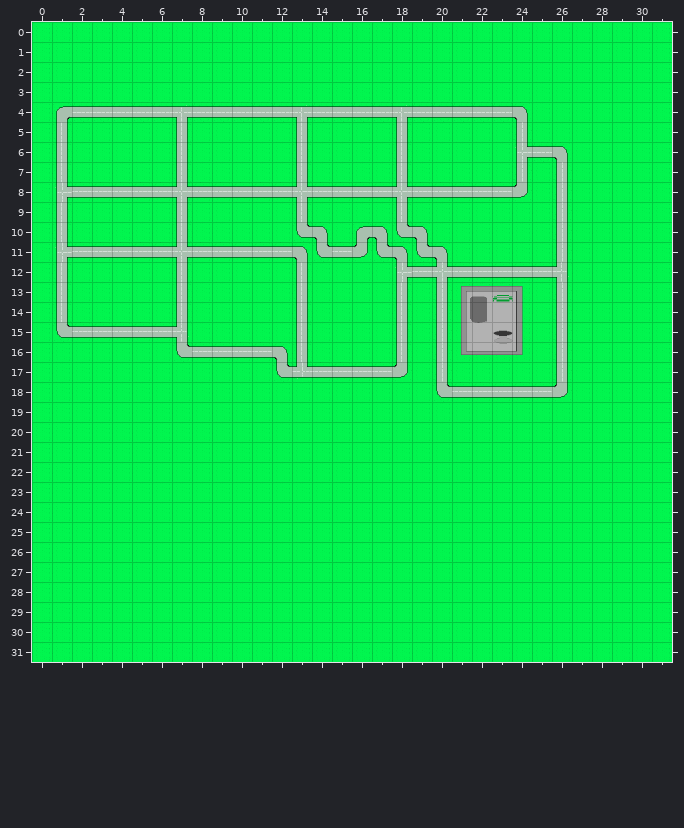
Tiled map -- maps/city.tmx. Above is the file before it was changed.
Cells are 32x32 px. Shown: x 0..31, y 0..31.
Now the later version:
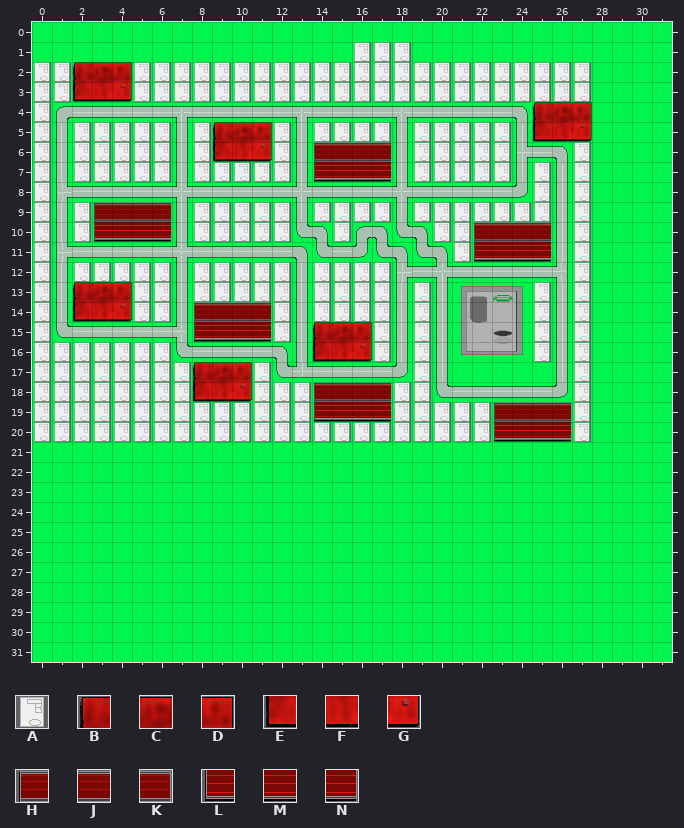
Key: from "Tileset": A 20, B 28, C 29, D 30, E 36, F 37, G 38, H 44, J 45, K 47, L 52, M 53, N 55.
_ is an empty cell.
Commit message: working collision on zeee buildings
From old to new:
Changed rows in their new state; . is an unchanged cell.
Layer "Buildings":
first column x 0:
 1 ................AAA.........
 2 AABCDAAAAAAAAAAAAAAAAAAAAAAA
 3 AAEFGAAAAAAAAAAAAAAAAAAAAAAA
 4 A........................BCD
 5 A.AAAAA.ABCDA.AAAA.AAAAA.EFG
 6 A.AAAAA.AEFGA.HJJK.AAAAA...A
 7 A.AAAAA.AAAAA.LMMN.AAAAA.A.A
 8 A........................A.A
 9 A.AHJJK.AAAAA.AAAA.AAAAAAA.A
10 A.ALMMN.AAAAA..A....AAHJJK.A
11 A....................ALMMN.A
12 A.AAAAA.AAAAA.AAAA.........A
13 A.BCDAA.AAAAA.AAAA.A.....A.A
14 A.EFGAA.HJJKA.AAAA.A.....A.A
15 A.......LMMNA.BCDA.A.....A.A
16 AAAAAAA.......EFGA.A.....A.A
17 AAAAAAAABCDA.......A.......A
18 AAAAAAAAEFGAAAHJJKAA.......A
19 AAAAAAAAAAAAAALMMNAAAAAHJJKA
20 AAAAAAAAAAAAAAAAAAAAAAALMMNA
Boxes around the changes in both pictures, in picture pixels (x1, y1, x2, y2):
added: (34, 42, 592, 442)
